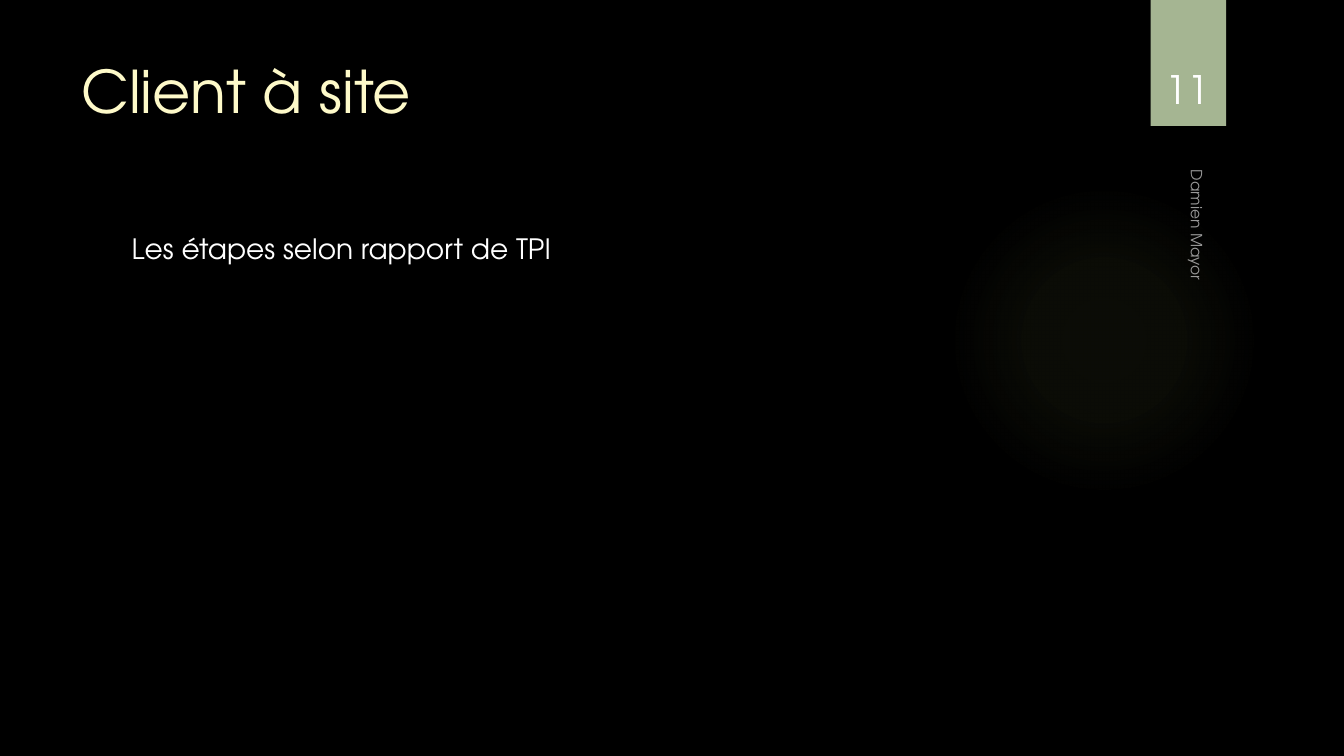
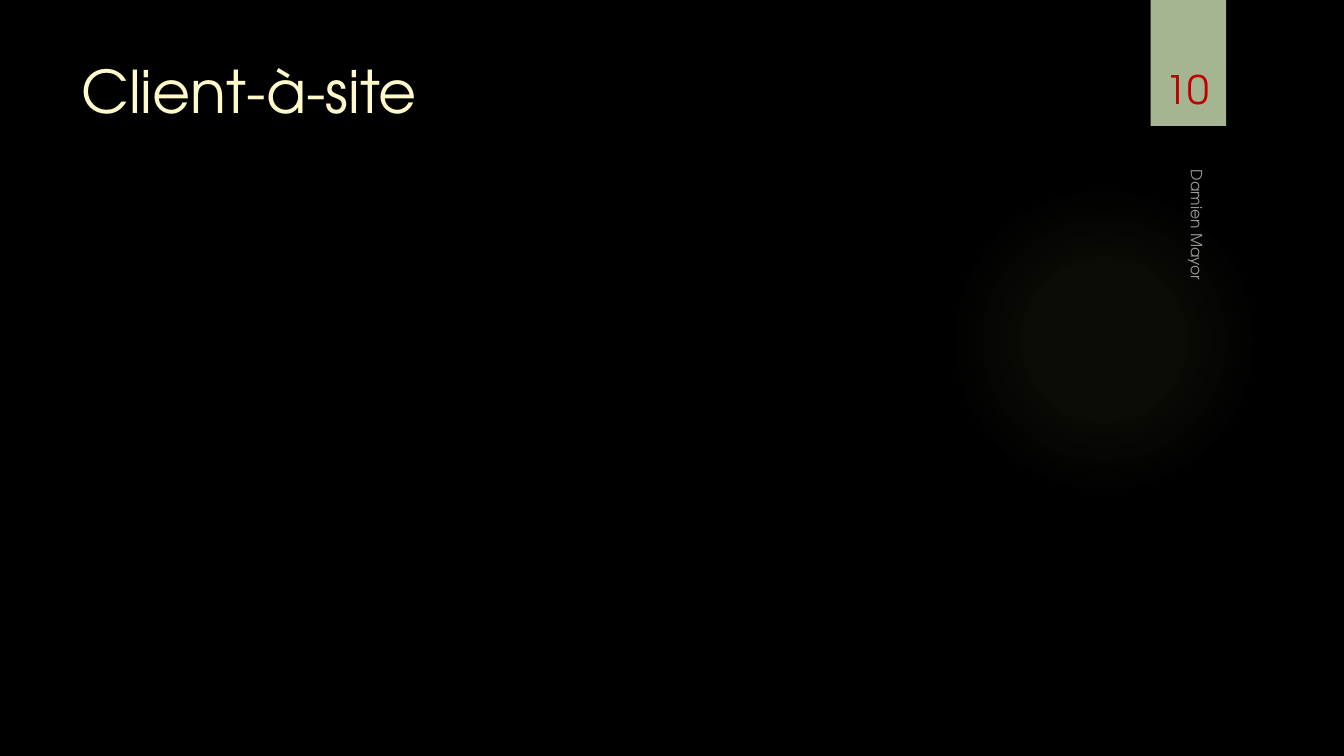
Before and after one commit to damienmayor/TPI, a slide deck: slide 10 of Présentation/Présentation TPI DMA.pptx (slide 11 before the commit). Drawn at 1344x756 pixels with LibreOffice and Linux fonts; fonts in the diff are those of the drawing; background and template pictures are left out. Boxes give left, top, right and bottom in pixels: in the first picture for what was removed or moved away, otherwise in the second. Text is boxed around its words. In the diff, an @@ line names an element or a change of style, - is before the commit and + after.

```diff
--- a/Présentation/Présentation TPI DMA.pptx
+++ b/Présentation/Présentation TPI DMA.pptx
@@ title at (81, 68, 417, 114): text changed @@
-Client à site
+Client-à-site
@@ page number at (1166, 74, 1209, 105): text changed; text colour #FFFFFF to #C00000 @@
-11
+10
@@ text removed at (132, 237, 551, 265) @@
-Les étapes selon rapport de TPI
```
Also in this commit, not shown: 11 other slides changed, 4 slides added, 4 slides removed, 1 other file.
